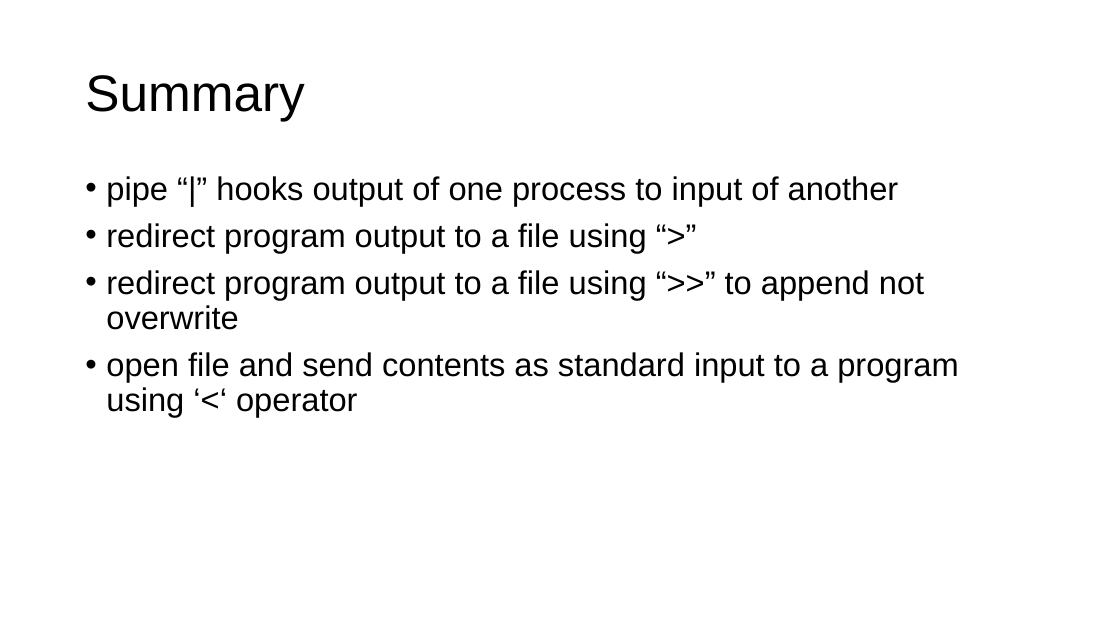
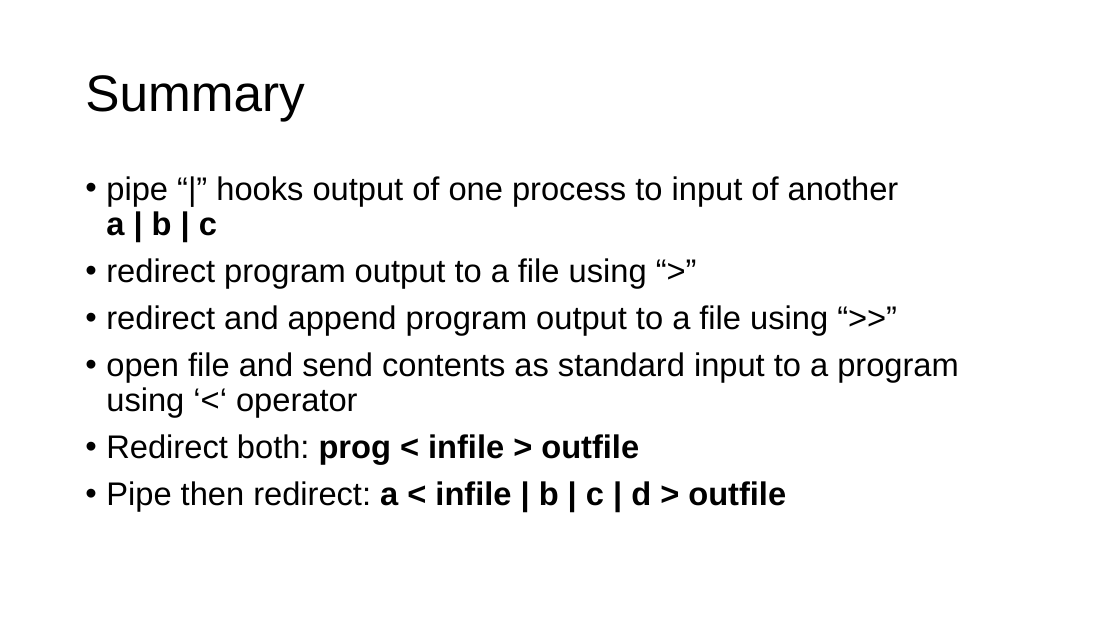
Before and after one commit to parrt/msds692, a slide deck: slide 10 of notes/streams.pptx. Drawn at 1120x630 pixels with LibreOffice and Linux fonts; fonts in the diff are those of the drawing; background and template pictures are left out. Boxes give left, top, right and bottom in pixels: in the first picture for what was removed or moved away, otherwise in the second. Text is boxed around its words. In the diff, an @@ line names an element or a change of style, - is before the commit and + after.

```diff
--- a/notes/streams.pptx
+++ b/notes/streams.pptx
@@ text at [106,176,899,236]: text changed @@
-• pipe “|” hooks output of one process to input of another
+• pipe “|” hooks output of one process to input of another
+  a | b | c
@@ text at [106,305,828,335]: text changed @@
-• redirect program output to a file using “>>” to append not overwrite
+• redirect and append program output to a file using “>>”
@@ text at [106,434,786,511]: paragraphs added @@
+• Redirect both: prog < infile > outfile
+• Pipe then redirect: a < infile | b | c | d > outfile
```
Also in this commit, not shown: 1 other slide changed, 2 other files.
